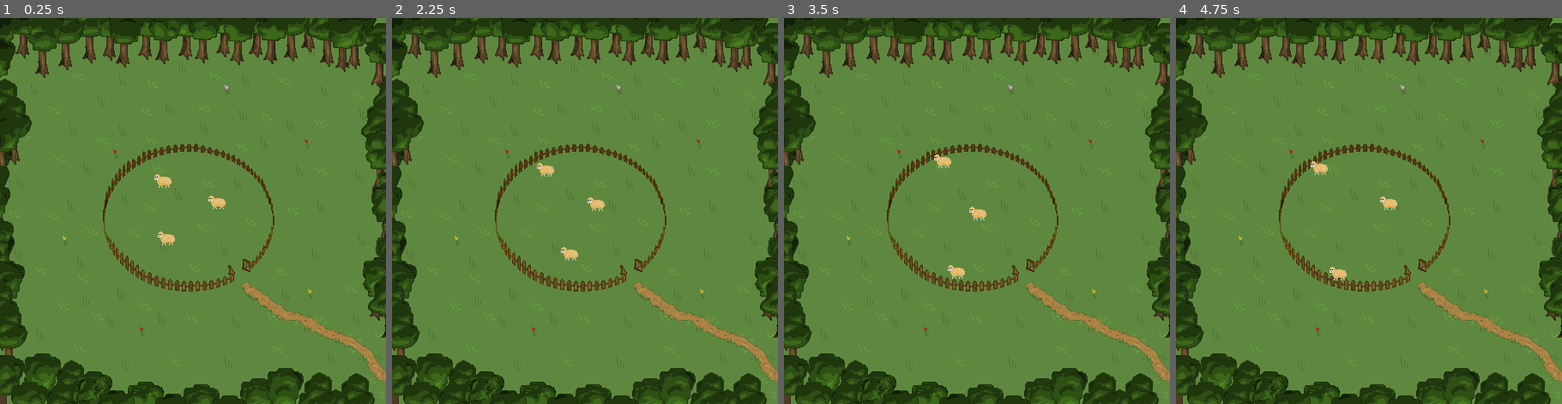
Above: before the commit, frames 1-4 (left to right).
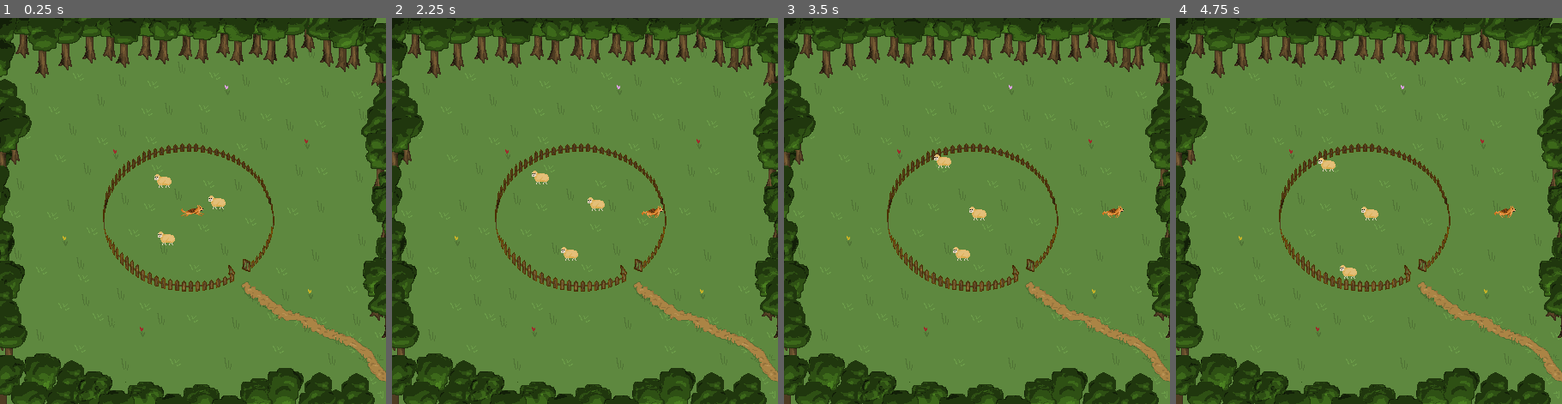
Above: after the commit, the same moments.

Repository: binaryHips/MAIgeAcademy
Game: Godot game, scene res://src/scenes/main/main.tscn
Two runs of this game, one before a commit and one after it. Both use one fixed random seed, a clock stepped at 60 frames per second and the inputs below. The project has no main scene, so this scene is started directly.
Inputs:
- Up to frame 1 (0.25 s): no input
- Up to frame 2 (2.25 s): hold Right (ui_right) 0.53-1.28 s; hold Down (ui_down) 1.28-2.03 s; hold Right (ui_right) from 2.03 s (still down)
- Up to frame 3 (3.5 s): release Right (ui_right) at 2.78 s; hold Up (ui_up) from 2.78 s (still down)
- Up to frame 4 (4.75 s): release Up (ui_up) at 3.53 s; hold Left (ui_left) from 3.53 s (still down)

The runs differ from the first frame. In frame 1, less than 0.1% of the frame differs, in the area x 46-53%, y 48-52%; in frame 2, 0.3%; in frame 3, 0.3%; in frame 4, 0.6%, in the area x 34-88%, y 36-68%.

Commit message:
Chien mararena ?

Diff:
--- a/src/scenes/chien/brain.gd
+++ b/src/scenes/chien/brain.gd
@@ -3,7 +3,7 @@
 # Called when the node enters the scene tree for the first time.
 func _ready() -> void:
 
-	speed = 10.0
+	speed = 1000.0
 	#getPathPoints()
 	#pointProche(get_parent().position)
 	#goProche()
@@ -17,7 +17,7 @@
 func getPathPoints():
 	#print(get_parent())
 	#print(get_parent().get_parent())
-	var path = get_parent().get_parent().get_node("Path2D")
+	var path = body.get_node("../Map/Path2D")
 	var courbe = path.curve
 	var points = []
 	for i in range(courbe.get_point_count()):
@@ -33,7 +33,7 @@
 
 	for i in range(len(points)):
 		var dist = points[i].distance_to(position)
-		if(dist < minDistance && min != points[i]):
+		if(dist < minDistance && minDistance < 20):
 			#print("Ouaf !")
 			minDistance = dist
 			min = points[i]
@@ -54,3 +54,32 @@
 
 func goProche():
 	move_target = pointProche(body.global_position)
+
+#func _see():
+	#
+	#var percept = {
+		#"sheep_seen":false,
+		#"is_inside":false
+	#}
+	#
+	#for body in view.get_overlapping_bodies():
+		#if body.is_in_group("dog"):
+#
+				#percept["dog_seen"] = true
+	#
+	#percept["is_inside"] = body in Gamemaster.world_state["sheep_in"]
+	#
+	#return percept
+#
+#
+#func _act(percept):
+	#print(states)
+#
+	#if has_state("idle"):
+		#if not percept["dog_seen"] and not percept["is_inside"]:
+			#override_state("runaway")
+		#
+		#move_target = body.global_position + Vector2(
+			#randf_range(-50, 50),
+			#randf_range(-50, 50),
+		#)
--- a/src/scenes/main/main.tscn
+++ b/src/scenes/main/main.tscn
@@ -1,7 +1,8 @@
-[gd_scene load_steps=3 format=3 uid="uid://crnpbul23uwag"]
+[gd_scene load_steps=4 format=3 uid="uid://crnpbul23uwag"]
 
 [ext_resource type="PackedScene" uid="uid://bnbyvqieew8wu" path="res://src/scenes/map/map.tscn" id="1_lwrs2"]
 [ext_resource type="PackedScene" uid="uid://b3noy08dla50m" path="res://src/scenes/sheep/sheep.tscn" id="2_rhssb"]
+[ext_resource type="PackedScene" uid="uid://c3h086n4tu8x5" path="res://src/scenes/chien/chien.tscn" id="3_7kmae"]
 
 [node name="Main" type="Node2D"]
 
@@ -15,3 +16,5 @@
 
 [node name="sheep3" parent="." instance=ExtResource("2_rhssb")]
 position = Vector2(-62, 65)
+
+[node name="Chien" parent="." instance=ExtResource("3_7kmae")]
